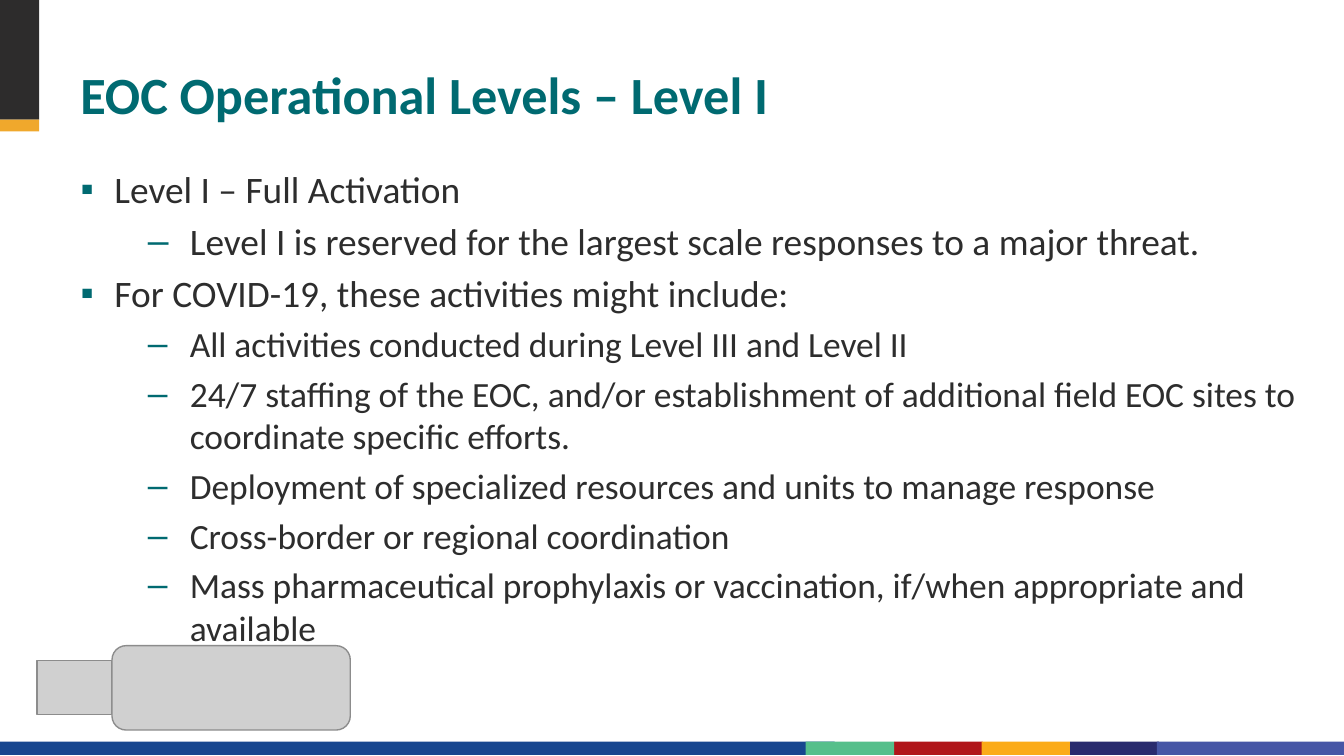
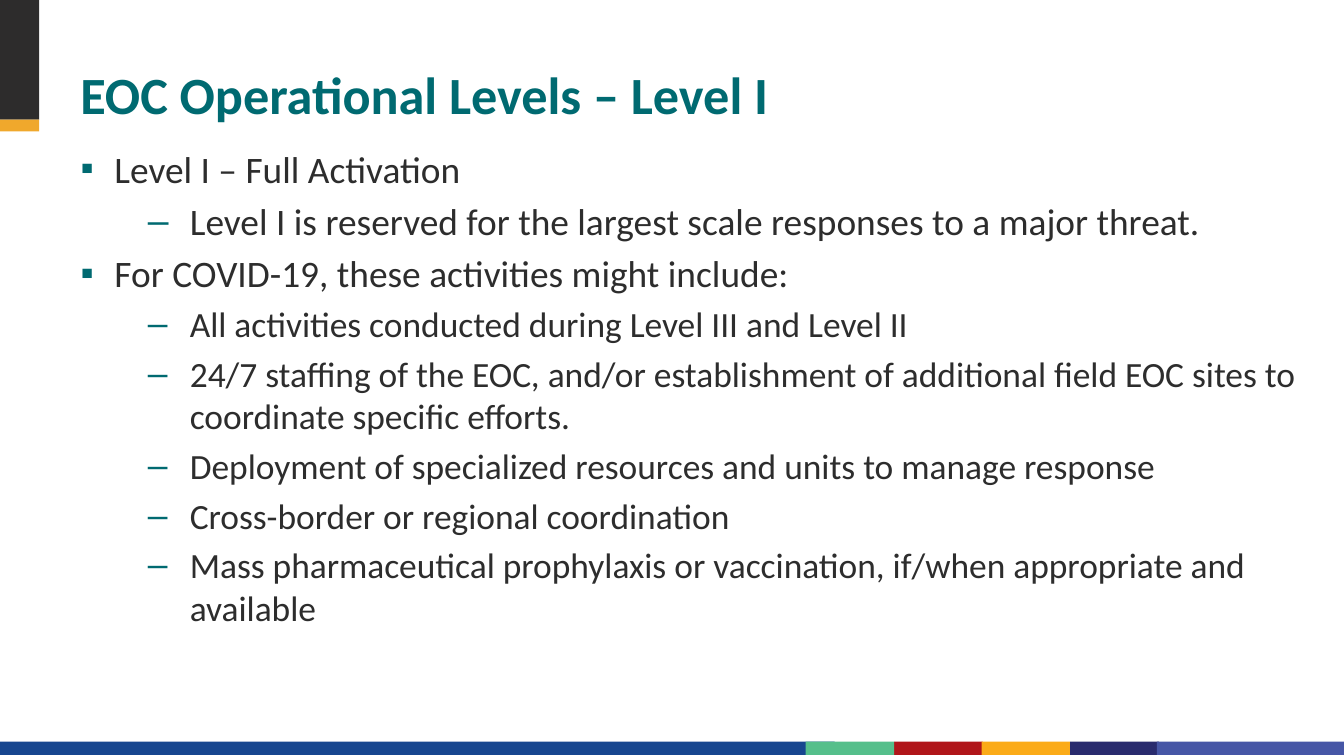
Before and after one commit to talus-analytics-bus/cdc-eoc, a slide deck: slide 28 of src/assets/documents/EOC Development Tool/5 - How do we operate our EOC/operate-5-2020-eoc-covid-19-operations-guide.pptx. Drawn at 1344x756 pixels with LibreOffice and Linux fonts; fonts in the diff are those of the drawing; grey boxes stand for pictures; background and template pictures are left out. Boxes give left, top, right and bottom in pixels: in the first picture for what was removed or moved away, otherwise in the second. Text is boxed around its words. In the diff, an @@ line names an element or a change of style, - is before the commit and + after.

```diff
--- a/src/assets/documents/EOC Development Tool/5 - How do we operate our EOC/operate-5-2020-eoc-covid-19-operations-guide.pptx
+++ b/src/assets/documents/EOC Development Tool/5 - How do we operate our EOC/operate-5-2020-eoc-covid-19-operations-guide.pptx
@@ text "Level I – Full Activation" rewrapped from (114, 177, 1295, 650) to (114, 157, 1295, 622) @@
@@ rectangle removed at (0, 653, 224, 735) @@
@@ picture removed at (112, 645, 349, 730) @@
@@ picture removed at (36, 660, 112, 714) @@
```
Also in this commit, not shown: 28 other slides changed, 4 other files.
